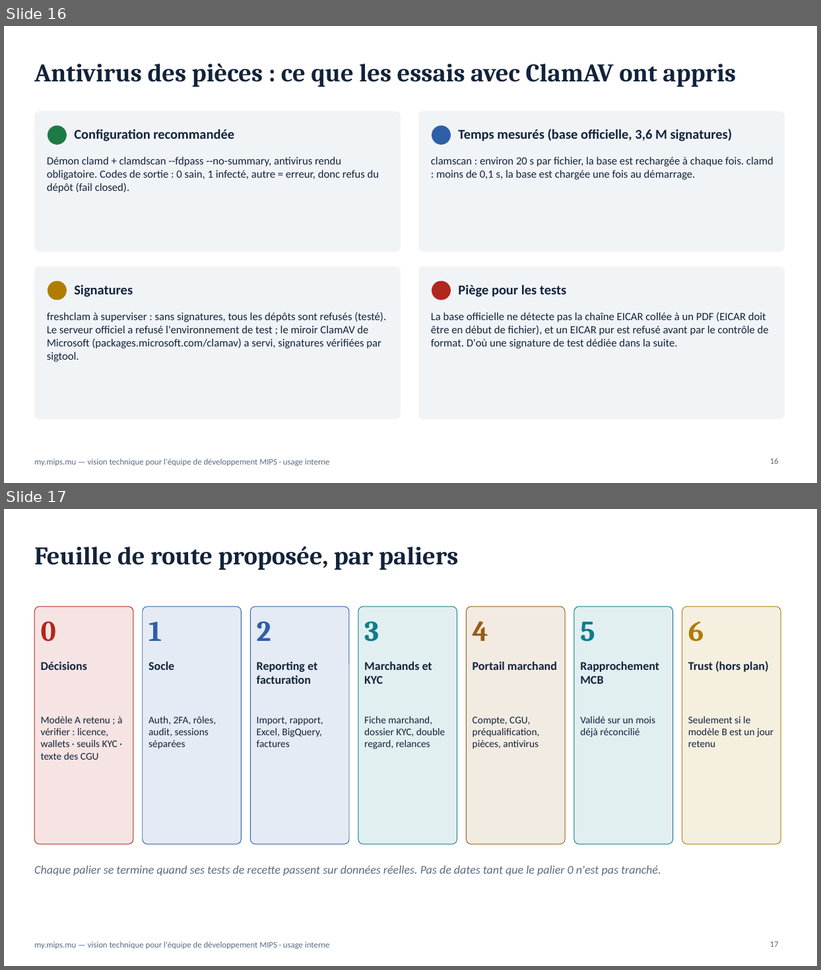
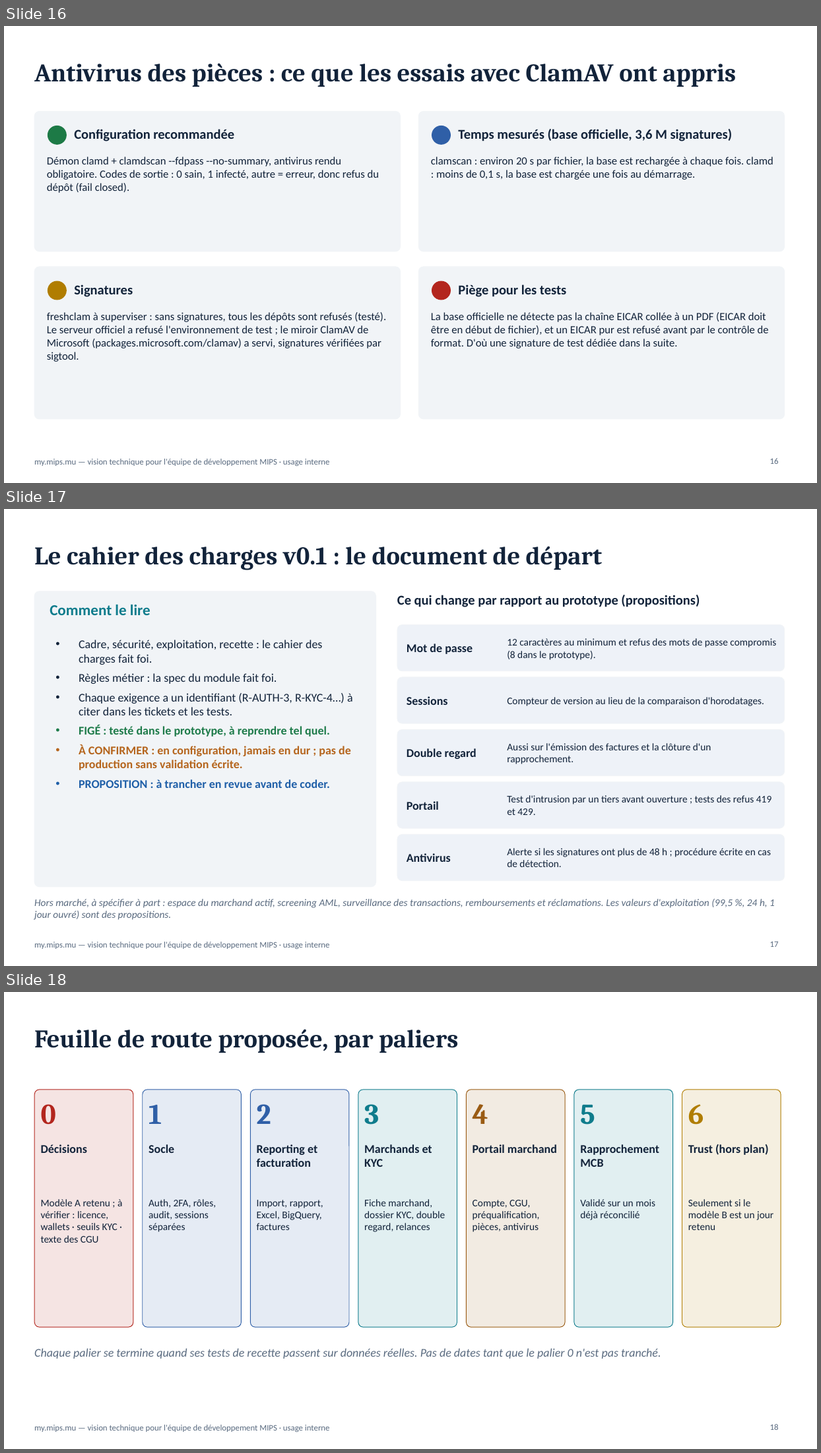
Before and after one commit to fmassonmips/mips-platform, a slide deck: outputs/recap/MIPS-vision-developpeurs.pptx. Shown one above the other, each under a label of ours: slides 16 and 17 before the commit, slides 16, 17 and 18 after it. The pictures are 821x970 and 821x1453 pixels, drawn with LibreOffice and Linux fonts; fonts in the diff are those of the drawing. Boxes give left, top, right and bottom in pixels: in the first picture for what was removed or moved away, otherwise in the second. Text is boxed around its words. In the diff, an @@ line names an element or a change of style, - is before the commit and + after.

```diff
--- a/outputs/recap/MIPS-vision-developpeurs.pptx
+++ b/outputs/recap/MIPS-vision-developpeurs.pptx
@@ slide 17 added at (4, 509, 817, 966), background #FFFFFF; not listed: 1 template element that a slide beside it also shows @@
@@ title added at (34, 546, 602, 570), 30 pt, text #12233A, bold @@
+Le cahier des charges v0.1 : le document de départ
@@ rounded rectangle added at (34, 591, 376, 887), fill #F1F4F7, outline #F1F4F7 0.75 pt @@
@@ text added at (50, 604, 151, 615), 18 pt, text #0F7C8C, bold @@
+Comment le lire
@@ text added at (397, 595, 700, 607), 16 pt, text #12233A, bold @@
+Ce qui change par rapport au prototype (propositions)
@@ rounded rectangle added at (397, 625, 785, 671), fill #2F5FA7 at 8% opacity, outline #F1F4F7 0.75 pt @@
@@ text added at (79, 640, 353, 788), 14 pt, text #12233A @@
+• Cadre, sécurité, exploitation, recette : le cahier des charges fait foi.
+• Règles métier : la spec du module fait foi.
+• Chaque exigence a un identifiant (R-AUTH-3, R-KYC-4…) à citer dans les tickets et les tests.
+• FIGÉ : testé dans le prototype, à reprendre tel quel.
+• À CONFIRMER : en configuration, jamais en dur ; pas de production sans validation écrite.
+• PROPOSITION : à trancher en revue avant de coder.
@@ text added at (407, 644, 473, 654), 14 pt, text #12233A, bold @@
+Mot de passe
@@ text added at (507, 638, 776, 660), 12 pt, text #12233A @@
+12 caractères au minimum et refus des mots de passe compromis (8 dans le prototype).
@@ rounded rectangle added at (397, 677, 785, 723), fill #2F5FA7 at 8% opacity, outline #F1F4F7 0.75 pt @@
@@ text added at (407, 696, 448, 705), 14 pt, text #12233A, bold @@
+Sessions
@@ text added at (507, 697, 764, 706), 12 pt, text #12233A @@
+Compteur de version au lieu de la comparaison d'horodatages.
@@ rounded rectangle added at (397, 730, 785, 776), fill #2F5FA7 at 8% opacity, outline #F1F4F7 0.75 pt @@
@@ text added at (507, 743, 712, 764), 12 pt, text #12233A @@
+Aussi sur l'émission des factures et la clôture d'un rapprochement.
@@ text added at (407, 749, 477, 759), 14 pt, text #12233A, bold @@
+Double regard
@@ rounded rectangle added at (397, 782, 785, 828), fill #2F5FA7 at 8% opacity, outline #F1F4F7 0.75 pt @@
@@ text added at (407, 801, 439, 810), 14 pt, text #12233A, bold @@
+Portail
@@ text added at (507, 795, 772, 815), 12 pt, text #12233A @@
+Test d'intrusion par un tiers avant ouverture ; tests des refus 419 et 429.
@@ rounded rectangle added at (397, 835, 785, 881), fill #2F5FA7 at 8% opacity, outline #F1F4F7 0.75 pt @@
@@ text added at (407, 854, 451, 862), 14 pt, text #12233A, bold @@
+Antivirus
@@ text added at (507, 848, 771, 867), 12 pt, text #12233A @@
+Alerte si les signatures ont plus de 48 h ; procédure écrite en cas de détection.
@@ text added at (34, 899, 775, 920), 12 pt, text #5A6B80, italic @@
+Hors marché, à spécifier à part : espace du marchand actif, screening AML, surveillance des transactions, remboursements et réclamations. Les valeurs d'exploitation (99,5 %, 24 h, 1 jour ouvré) sont des propositions.
@@ page number added at (770, 942, 779, 947), 10 pt, text #5A6B80 @@
+17
@@ what was slide 17 is now slide 18 @@
@@ page number at (770, 1424, 779, 1430): text changed @@
-17
+18
```
Also in this commit, not shown: 3 slides changed.
